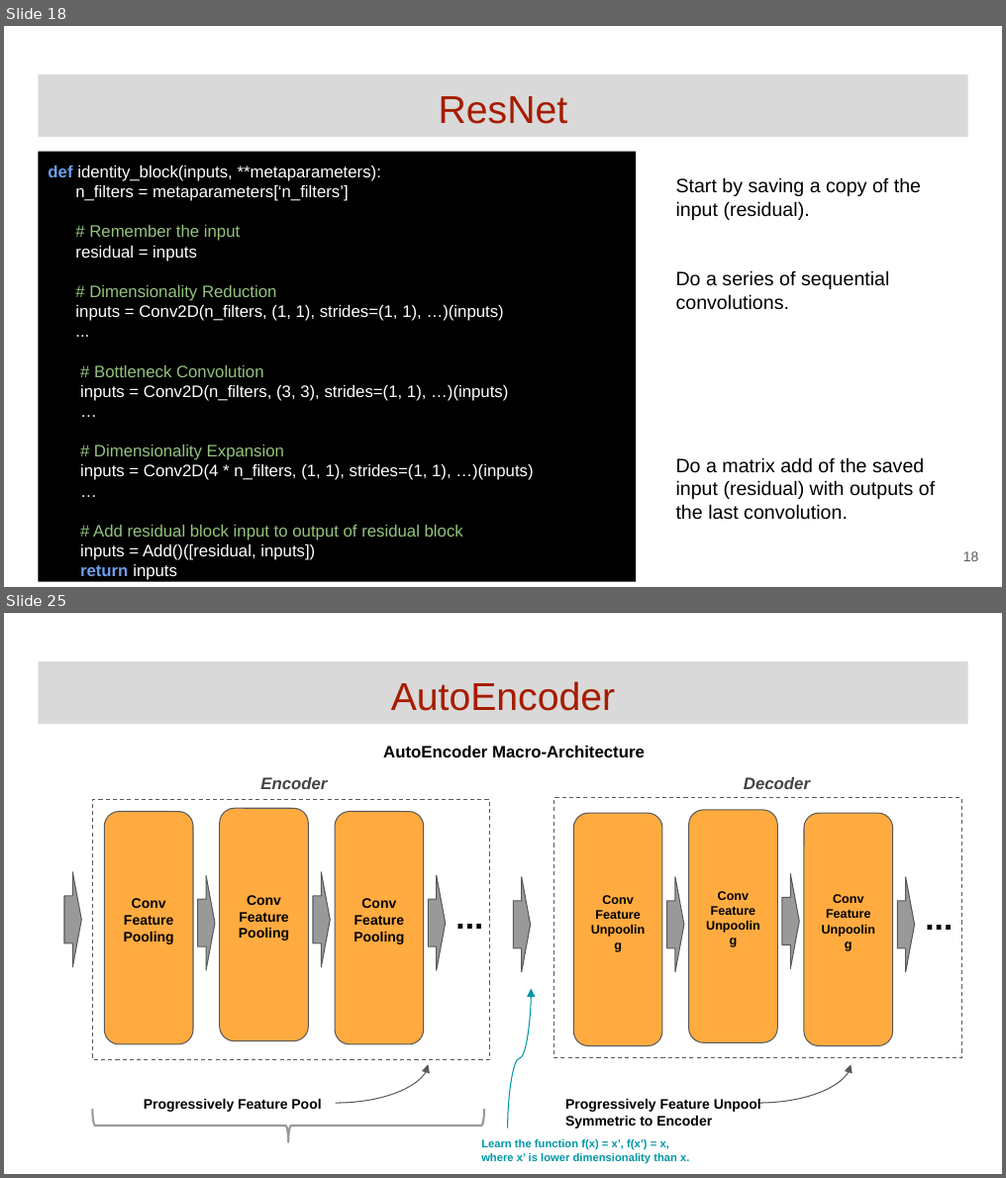
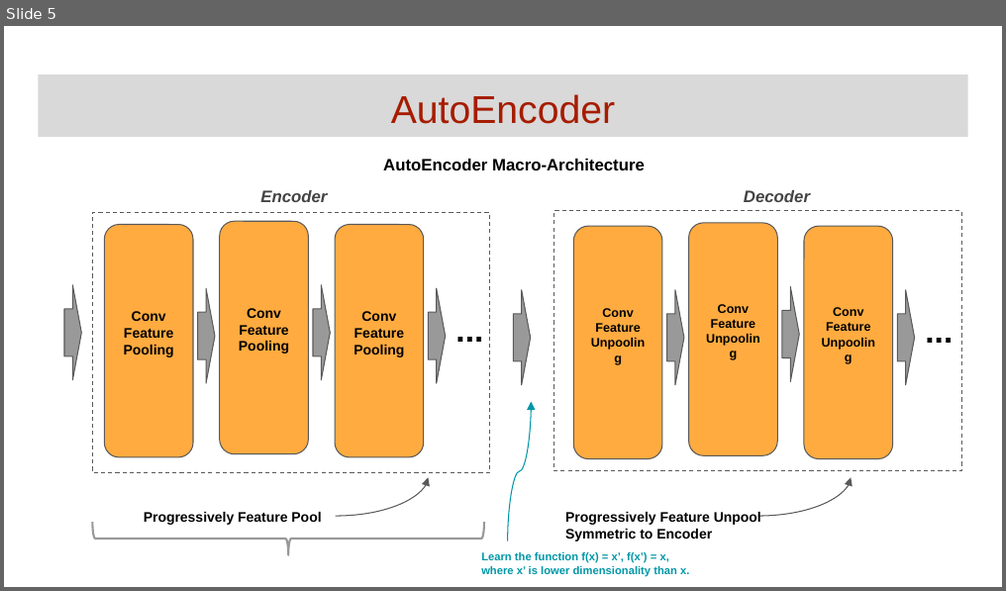
Before and after one commit to GoogleCloudPlatform/keras-idiomatic-programmer, a slide deck: community-labs/Community Lab - Encoders for CNN.pptx. Shown one above the other, each under a label of ours: slides 18 and 25 before the commit, slide 5 after it; the slides between them are not shown. The pictures are 1006x1178 and 1006x591 pixels, drawn with LibreOffice and Linux fonts; fonts in the diff are those of the drawing. Boxes give left, top, right and bottom in pixels: in the first picture for what was removed or moved away, otherwise in the second. Text is boxed around its words. In the diff, an @@ line names an element or a change of style, - is before the commit and + after.

```diff
--- a/community-labs/Community Lab - Encoders for CNN.pptx
+++ b/community-labs/Community Lab - Encoders for CNN.pptx
@@ slide 18 removed at box(4, 26, 1002, 587), background #FFFFFF @@
@@ title removed at box(38, 75, 968, 138) @@
-ResNet
@@ rectangle removed at box(38, 152, 636, 582) @@
-def identity_block(inputs, **metaparameters):
-n_filters = metaparameters[‘n_filters’]
-# Remember the input
-residual = inputs
-# Dimensionality Reduction
-inputs = Conv2D(n_filters, (1, 1), strides=(1, 1), …)(inputs)
-...
-# Bottleneck Convolution
-inputs = Conv2D(n_filters, (3, 3), strides=(1, 1), …)(inputs)
-…
-# Dimensionality Expansion
-inputs = Conv2D(4 * n_filters, (1, 1), strides=(1, 1), …)(inputs)
-…
-# Add residual block input to output of residual block
-inputs = Add()([residual, inputs])
-return inputs
@@ text removed at box(676, 177, 935, 520) @@
-Start by saving a copy of the input (residual).
-Do a series of sequential convolutions.
-Do a matrix add of the saved input (residual) with outputs of the last convolution.
@@ page number removed at box(963, 552, 979, 562) @@
-18
@@ what was slide 25 is now slide 5 @@
```
Also in this commit, not shown: 1 slide changed, 19 other slides removed, 2 other files.
